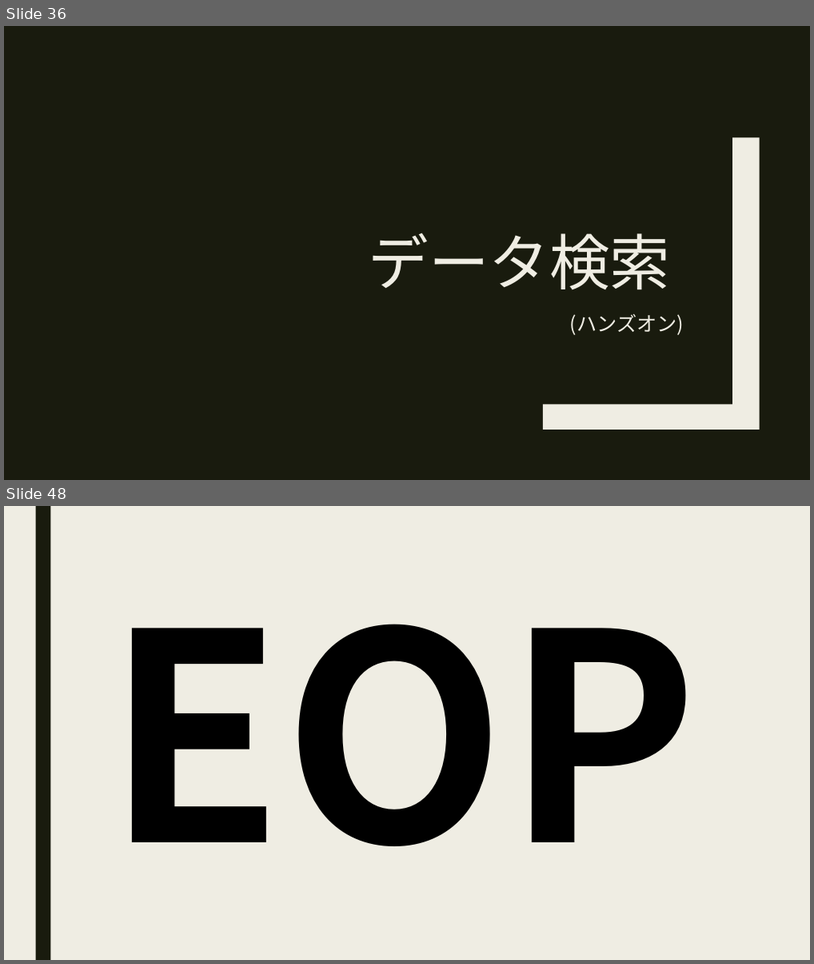
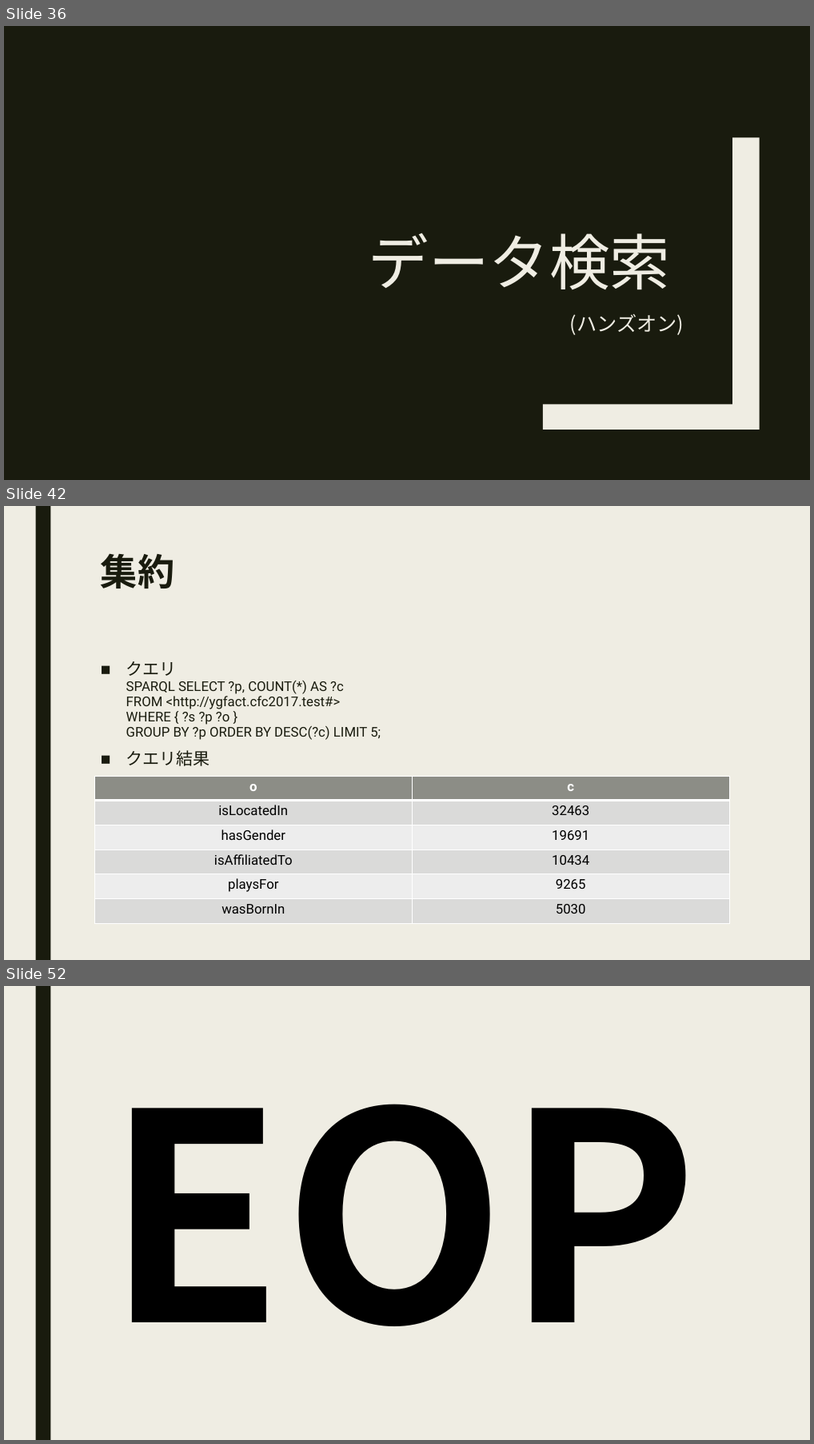
Before and after one commit to zambendorf/cfc2017aug, a slide deck: doc/cfc-20170805a.pptx. Shown one above the other, each under a label of ours: slides 36 and 48 before the commit, slides 36, 42 and 52 after it; the slides between them are not shown. The pictures are 814x964 and 814x1444 pixels, drawn with LibreOffice and Linux fonts; fonts in the diff are those of the drawing. Boxes give left, top, right and bottom in pixels: in the first picture for what was removed or moved away, otherwise in the second. Text is boxed around its words. In the diff, an @@ line names an element or a change of style, - is before the commit and + after.

```diff
--- a/doc/cfc-20170805a.pptx
+++ b/doc/cfc-20170805a.pptx
@@ slide 42 added at box(4, 506, 810, 960), background #EFEDE3; not listed: 1 template element that a slide beside it also shows @@
@@ title added at box(101, 553, 174, 588), 44 pt, text #191B0E, bold @@
+集約
@@ text added at box(126, 661, 381, 766), 16 pt, text #191B0E @@
+■ クエリ
+  SPARQL SELECT ?p, COUNT(*) AS ?c
+  FROM <http://ygfact.cfc2017.test#>
+  WHERE { ?s ?p ?o }
+  GROUP BY ?p ORDER BY DESC(?c) LIMIT 5;
+■ クエリ結果
@@ table added at box(94, 776, 730, 923), 6 rows, 2 columns @@
+o | c
+isLocatedIn | 32463
+hasGender | 19691
+isAffiliatedTo | 10434
+playsFor | 9265
+wasBornIn | 5030
@@ what was slide 48 is now slide 52 @@
```
Also in this commit, not shown: 10 slides changed, 6 other slides added, 3 slides removed, 4 other files.
